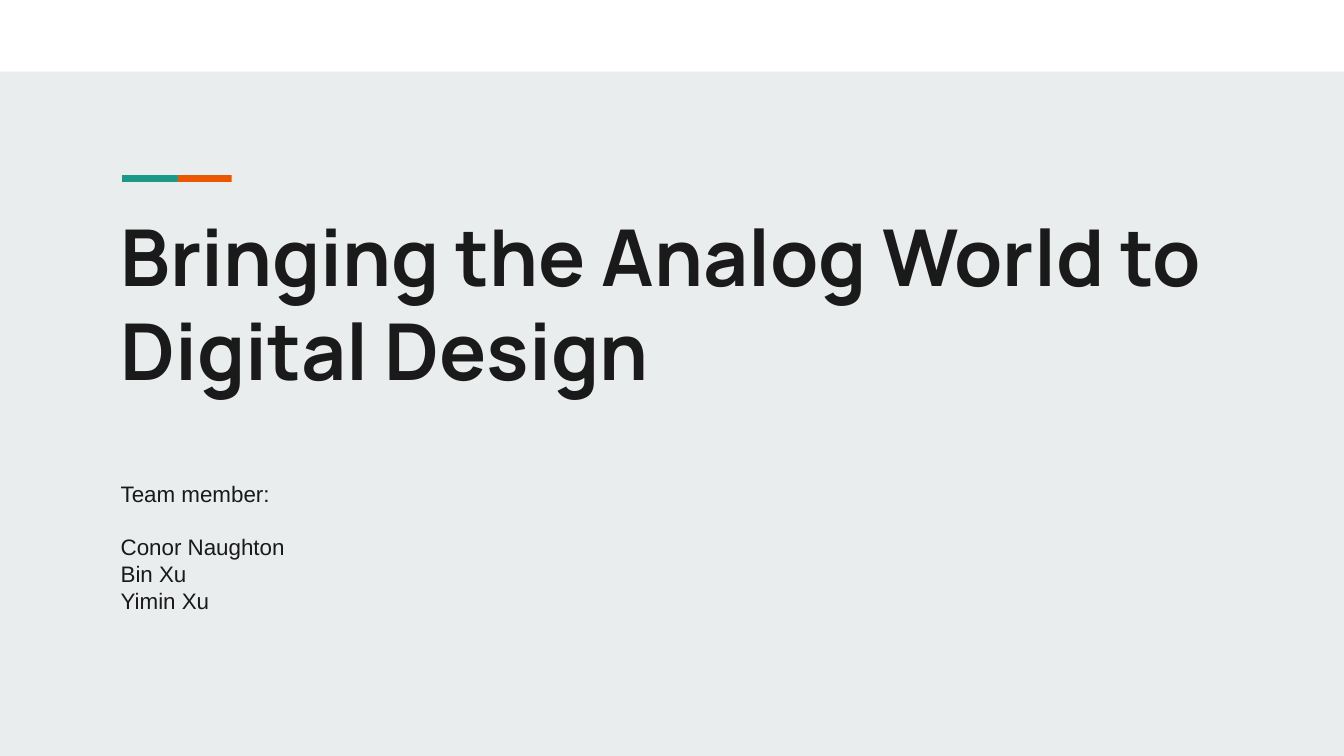
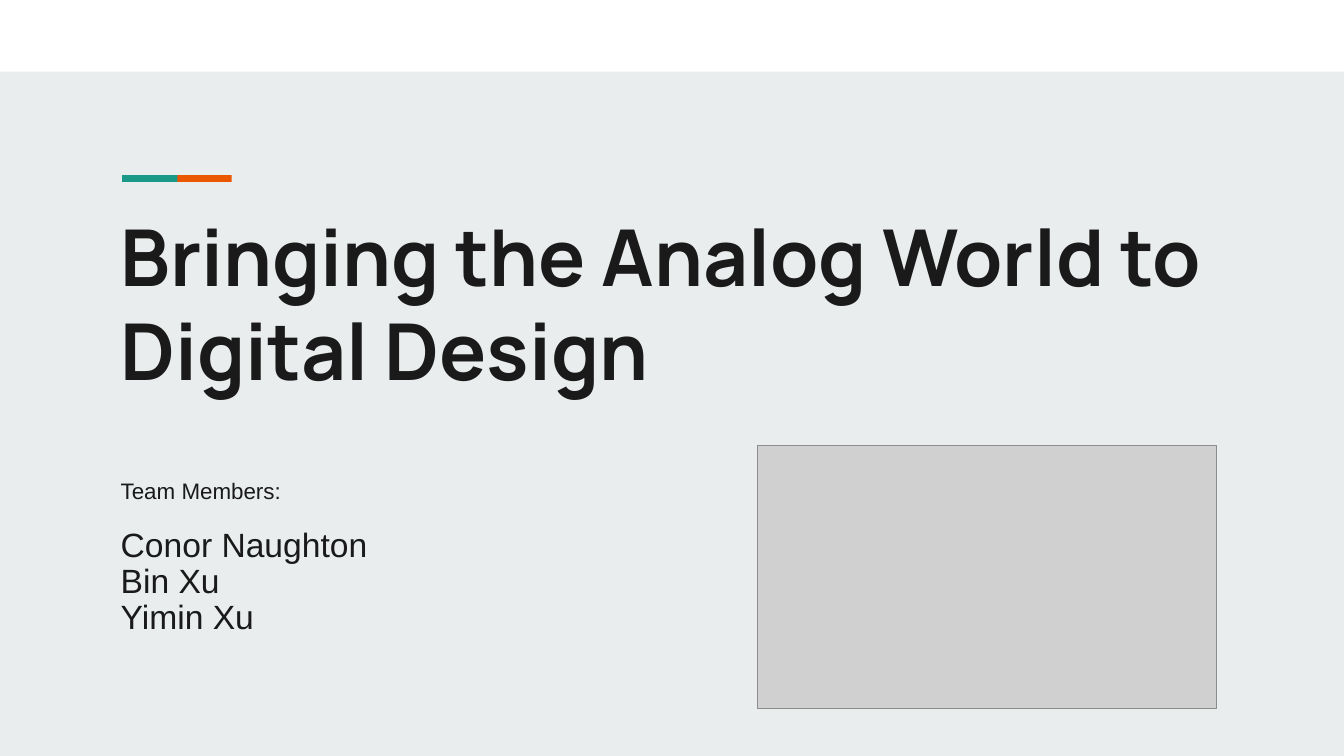
Before and after one commit to cnaught1/EC551_Final_Project, a slide deck: slide 1 of Bringing the Analog World to Digital Design_EC551_Final Project.pptx. Drawn at 1344x756 pixels with LibreOffice and Linux fonts; fonts in the diff are those of the drawing; grey boxes stand for pictures. Boxes give left, top, right and bottom in pixels: in the first picture for what was removed or moved away, otherwise in the second. Text is boxed around its words. In the diff, an @@ line names an element or a change of style, - is before the commit and + after.

```diff
--- a/Bringing the Analog World to Digital Design_EC551_Final Project.pptx
+++ b/Bringing the Analog World to Digital Design_EC551_Final Project.pptx
@@ picture added at (x1=758, y1=446, x2=1217, y2=709) @@
@@ subtitle at (x1=121, y1=482, x2=281, y2=500): text changed @@
-Team member:
+Team Members:
@@ subtitle at (x1=121, y1=532, x2=368, y2=630): size 16 to 24 pt in "Conor Naughton", "Bin Xu", "Yimin Xu"; line spacing 1 to 0.9 @@
```
Also in this commit, not shown: 8 other slides changed, 5 slides added, 7 slides removed.
